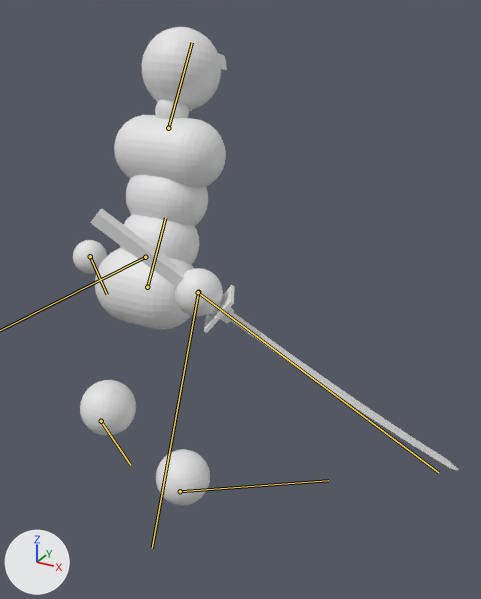
Before and after pictures for a commit that changed the glTF model assets/models/simple_combat_char.glb.
One viewpoint serves both versions: a camera (50 mm lens) standing at (1.26, -1.63, 1.66) and looking at (0.34, 0.04, 0.83). Arrows for +X, +Y and +Z are at lower left; the lights stay in place. Both versions are drawn at frame 0 of the action 'Running_turnaround'; the numbers are the values there. The bones that change are drawn over the model as lines.

In view in the first picture: 'Body', 'Sword'.
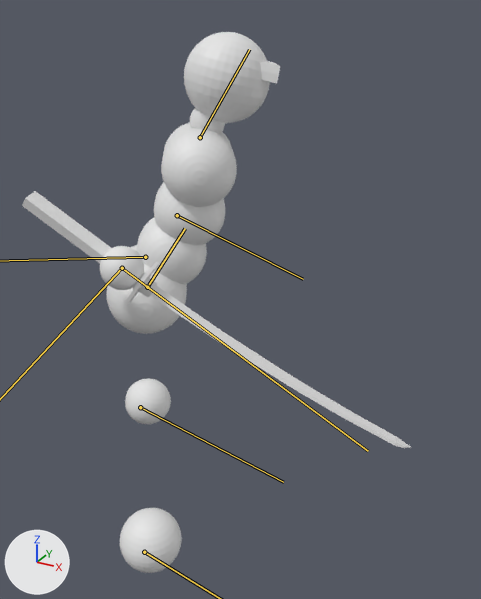
Where the change shows, as pixel boxes (x1, y1, x2, y2) in the pictures (481 x 599 px):
'Body', posed (17% wider, 13% taller)
    before: (73, 27, 227, 505)
    after: (100, 32, 280, 573)
'Sword', posed
    before: (90, 208, 459, 470)
    after: (22, 191, 411, 448)
bone 'Lower back', root to tip
    before: (147, 287) to (165, 218)
    after: (147, 287) to (185, 228)
bone 'Head', root to tip
    before: (168, 128) to (192, 42)
    after: (200, 137) to (249, 49)
bone 'Hand.L', root to tip
    before: (90, 256) to (107, 294)
    after: (177, 215) to (303, 279)
bone 'Foot.L', root to tip
    before: (101, 421) to (130, 465)
    after: (140, 407) to (283, 482)
bone 'Sword attachment', root to tip
    before: (198, 292) to (438, 472)
    after: (122, 268) to (368, 451)

What the commit changed:
Bone 'Root bone' (bone_root_bone) turns from (0, 0, 180) to (0, 0, 123) degrees about its own x, y and z.
Bone 'Lower back' (bone_lower_back) turns from (-25, 0, 0) to (-28, 0, 0) degrees about its own x, y and z.
Bone 'Head' (bone_head) turns from (2, 0, 0) to (6, 0, 0) degrees about its own x, y and z.
Bone 'Hand.L' (bone_hand_l) moves from (-0.548, -0.412, -0.059) to (-0.463, -0.273, -0.074).
Bone 'Foot.L' (bone_foot_l) moves from (0.193, -0.225, 0.042) to (0.036, 0.023, 0.314).
Bone 'Foot.L' (bone_foot_l) turns from (7, 8, 25) to (-9, 17, 14) degrees about its own x, y and z.
Bone 'Hand.R' (bone_hand_r) moves from (-0.375, -0.3, -0.373) to (-0.375, -0.387, -0.063).
Bone 'Hand.R' (bone_hand_r) turns from (-68, -17, 36) to (-27, -29, 25) degrees about its own x, y and z.
Bone 'Foot.R' (bone_foot_r) moves from (0.02, -0.047, 0.023) to (-0.045, 0.069, 0.258).
Bone 'Sword attachment' (bone_sword_attachment) moves from (0.3, -0.373, 0.375) to (0.387, -0.063, 0.375).
Bone 'Sword attachment' (bone_sword_attachment) turns from (40, 0, 62) to (36, 11, 24) degrees about its own x, y and z.
